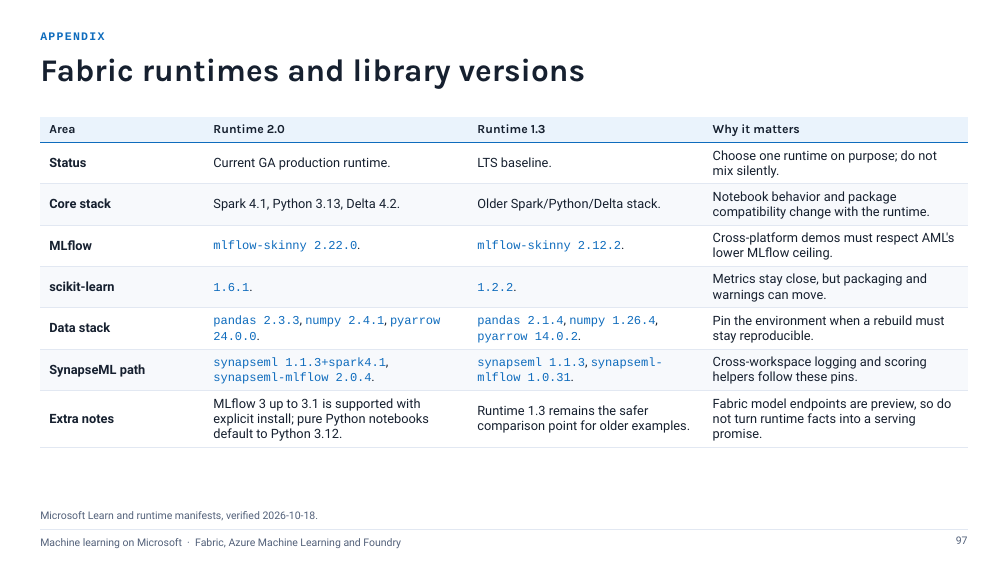
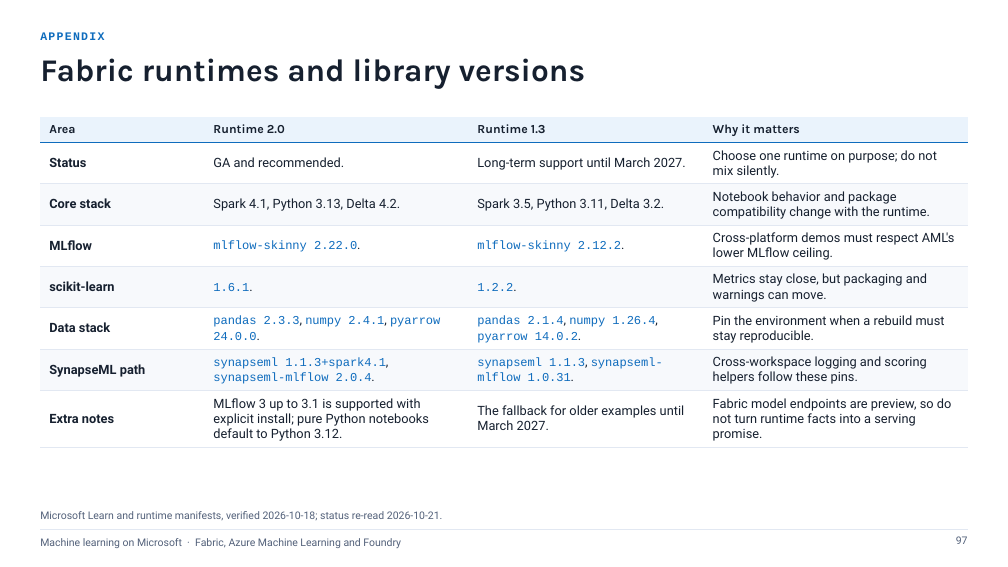
Before and after one commit to justine235/ml-platforms-workshop, a slide deck: slide 97 of 01-slides/ml-platforms-workshop.pptx. Drawn at 1008x567 pixels with LibreOffice and Linux fonts; fonts in the diff are those of the drawing. Boxes give left, top, right and bottom in pixels: in the first picture for what was removed or moved away, otherwise in the second. Text is boxed around its words. In the diff, an @@ line names an element or a change of style, - is before the commit and + after.

```diff
--- a/01-slides/ml-platforms-workshop.pptx
+++ b/01-slides/ml-platforms-workshop.pptx
@@ table at [40, 117, 967, 447] @@
-row 2, column 2: Current GA production runtime.
+row 2, column 2: GA and recommended.
-row 2, column 3: LTS baseline.
+row 2, column 3: Long-term support until March 2027.
-row 3, column 3: Older Spark/Python/Delta stack.
+row 3, column 3: Spark 3.5, Python 3.11, Delta 3.2.
-row 8, column 3: Runtime 1.3 remains the safer comparison point for older examples.
+row 8, column 3: The fallback for older examples until March 2027.
@@ text at [40, 511, 443, 520]: text changed @@
-Microsoft Learn and runtime manifests, verified 2026-10-18.
+Microsoft Learn and runtime manifests, verified 2026-10-18; status re-read 2026-10-21.
```
Also in this commit, not shown: 2 other slides changed, 29 other files.
